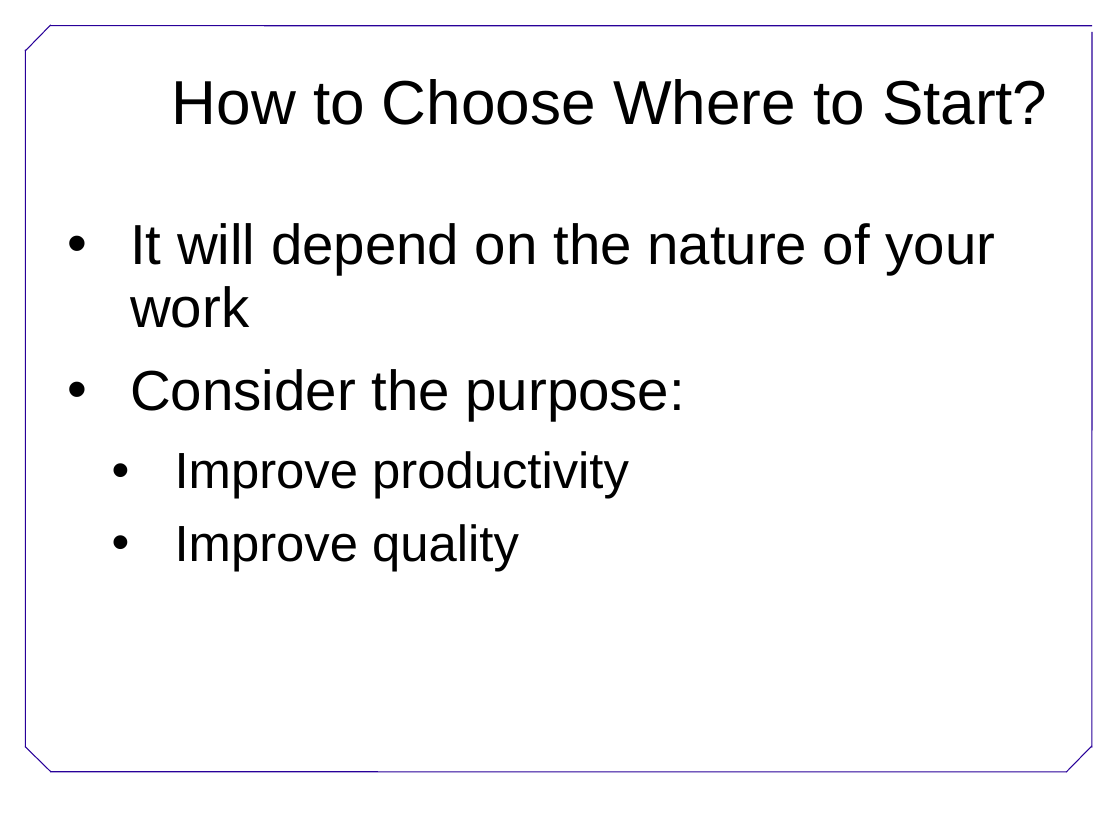
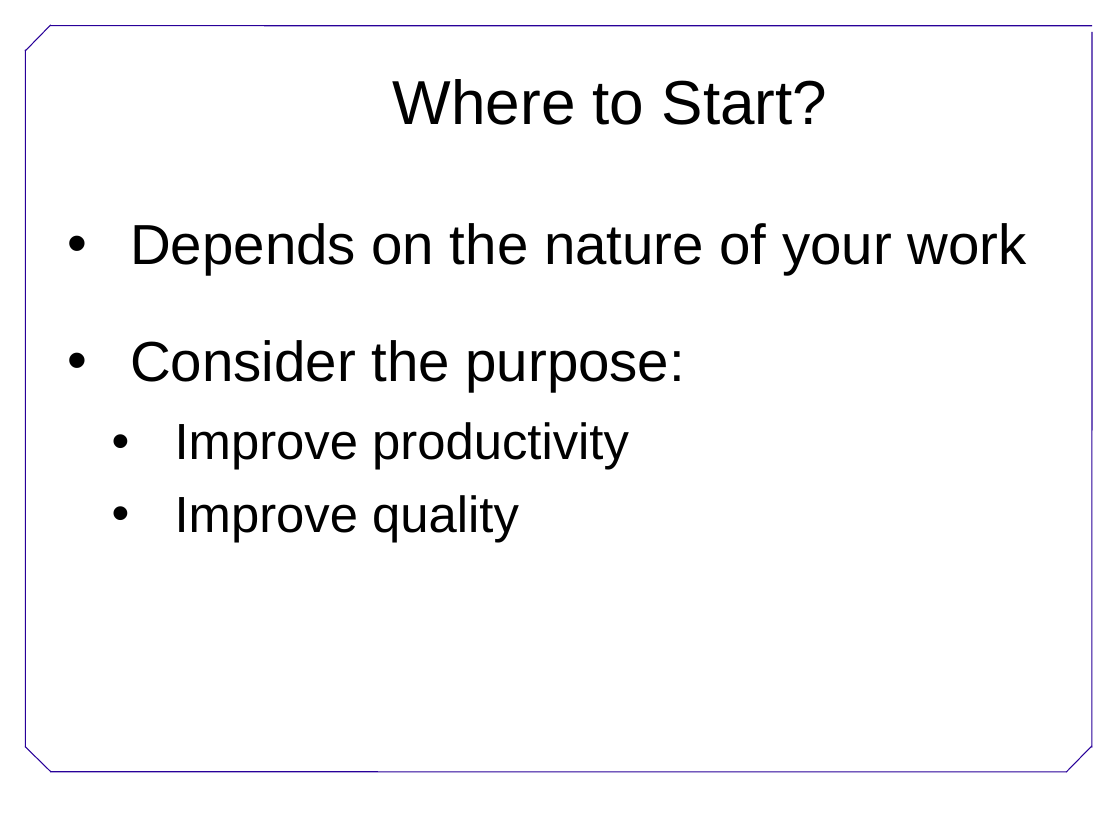
Before and after one commit to swcarpentry/DEPRECATED-boot-camps, a slide deck: slide 8 of BestPractices.ppt (slide 13 before the commit). Drawn at 1120x840 pixels with LibreOffice and Linux fonts; fonts in the diff are those of the drawing; background and template pictures are left out. Boxes give left, top, right and bottom in pixels: in the first picture for what was removed or moved away, otherwise in the second. Text is boxed around its words. In the diff, an @@ line names an element or a change of style, - is before the commit and + after.

```diff
--- a/BestPractices.ppt
+++ b/BestPractices.ppt
@@ text at [393,79,827,125]: text changed @@
-How to Choose Where to Start?
+Where to Start?
@@ text at [130,223,1027,275]: text changed @@
-• It will depend on the nature of your work
+• Depends on the nature of your work
@@ text at [130,340,685,392]: more space between paragraphs @@
```
Also in this commit, not shown: 5 other slides changed, 2 slides added, 7 slides removed, 2 other files.
